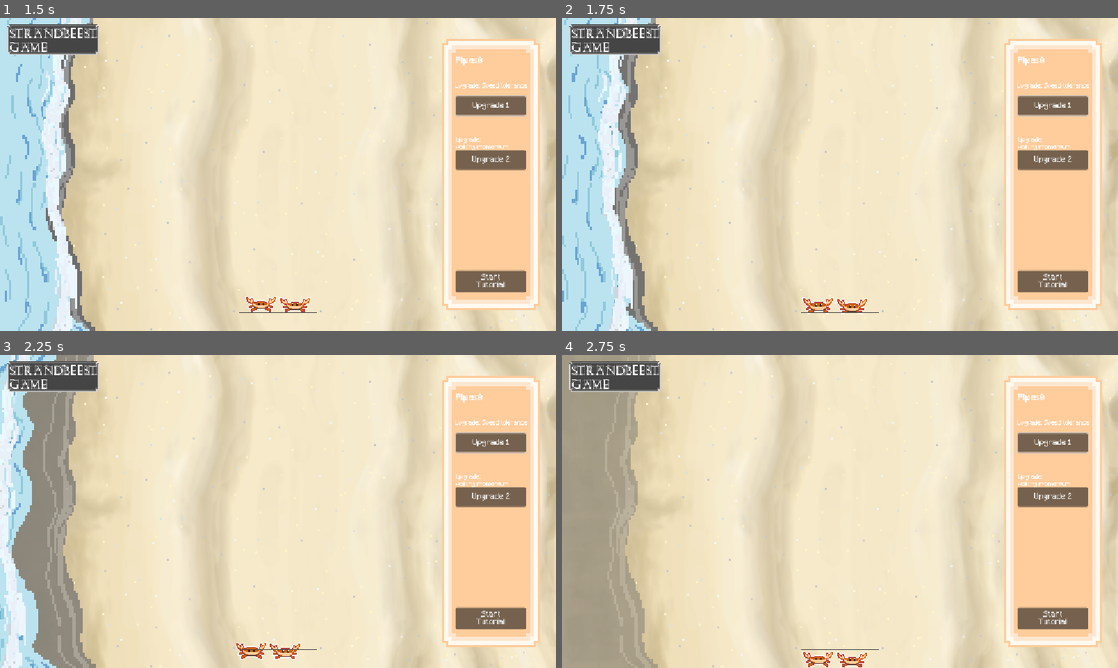
Above: before the commit, frames 1-4 (two rows, left to right).
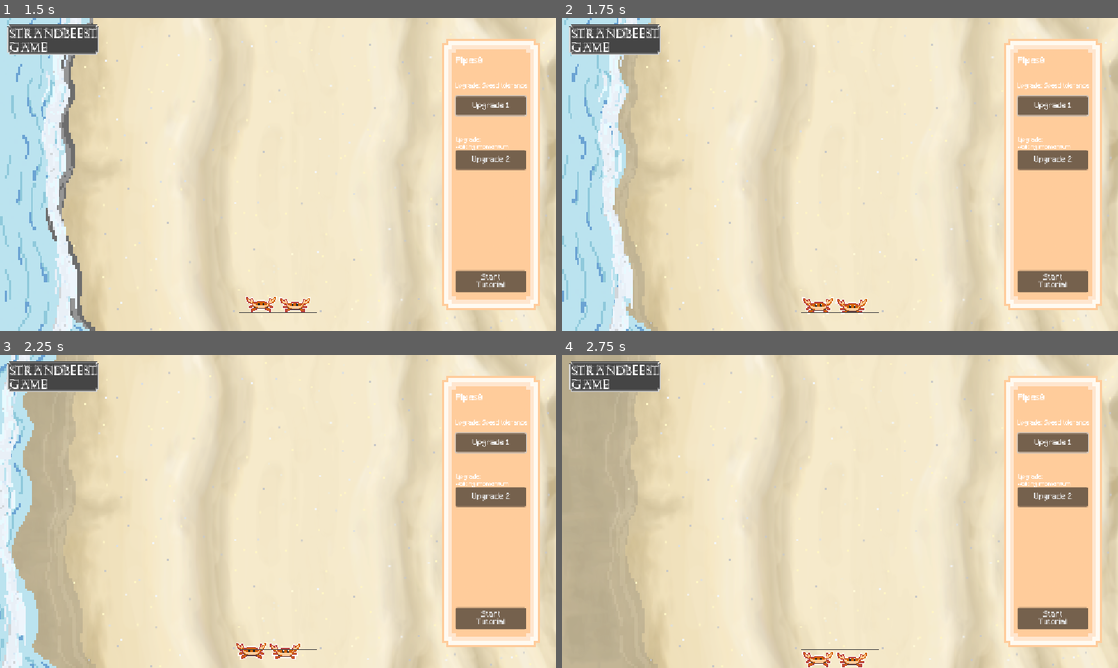
Above: after the commit, the same moments.

Repository: ArifD2286/Strandbeest-Game
Game: Godot game, scene res://Game.tscn
The game is run twice, just before and just after one commit, with the same random seed, the same clock (stepped at 60 frames per second) and the same inputs.
Inputs (mouse positions are in pixels of both pictures, inside the frame that each line leads up to):
- Up to frame 1 (1.5 s): click "Upgrade 1" at 0.5 s; tap Enter at 1.25 s; move the mouse to (400, 158) at 1.27 s; hold Right from 1.28 s (still down); tap Space (shooting) at 1.35 s; click (400, 158) at 1.42 s
- Up to frame 2 (1.75 s): keep holding Right
- Up to frame 3 (2.25 s): release Right at 2 s; drag from (166, 527) to (250, 574) at 2.02 s
- Up to frame 4 (2.75 s): no input

Frame 1 is identical in both runs. In frame 2, 1.9% of the frame differs, in the area x 9-18%, y 0-100%; in frame 3, 7.4%, in the area x 2-18%, y 0-100%; in frame 4, 0.9%.

Commit message:
Update 2.2
Changes:
- Fixed bottom_wave from slowly having a gap with other wave layers between each wave cycle.
- Fixed the transparency for bottom_wave.

Diff:
--- a/strandbeest-game/wave_bottom.gd
+++ b/strandbeest-game/wave_bottom.gd
@@ -32,19 +32,19 @@
 			# Here is where the "fading" part comes in
 			if _t >= cycle_seconds / 4.0:
 				position.x = _rest_x + reach
-				_t = 0.0
+				_t -= cycle_seconds / 4.0
 				_state = "Fading"
 		"Fading":
 			_t += delta
 			# Code below is the "fading" effect,
-			modulate.a = clamp(1.0 - _t / fade_seconds, 0.0, 1.0)
+			modulate.a = clamp(1.0 - _t / fade_seconds, 0.0, 0.2)
 			if _t >= fade_seconds:
 				position.x = _rest_x
 				modulate.a = 0.2
-				_t = 0.0
+				_t -= fade_seconds
 				_state = "Waiting"
 		"Waiting":
 			_t += delta
 			if _t >= _wait_time:
-				_t = 0.0
+				_t -= _wait_time
 				_state = "Entering"
